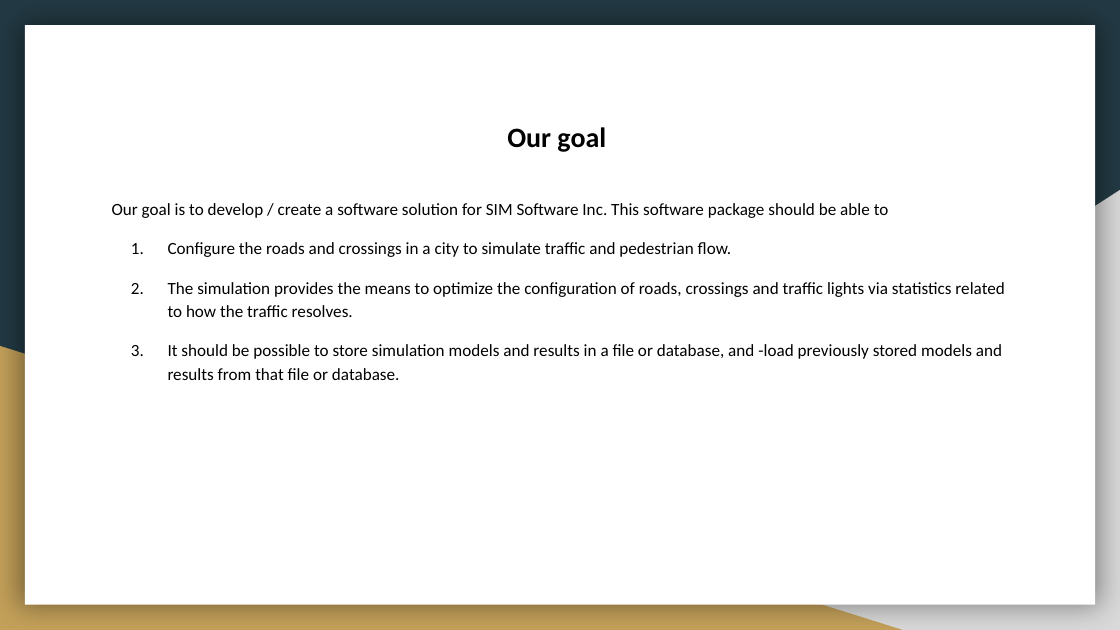
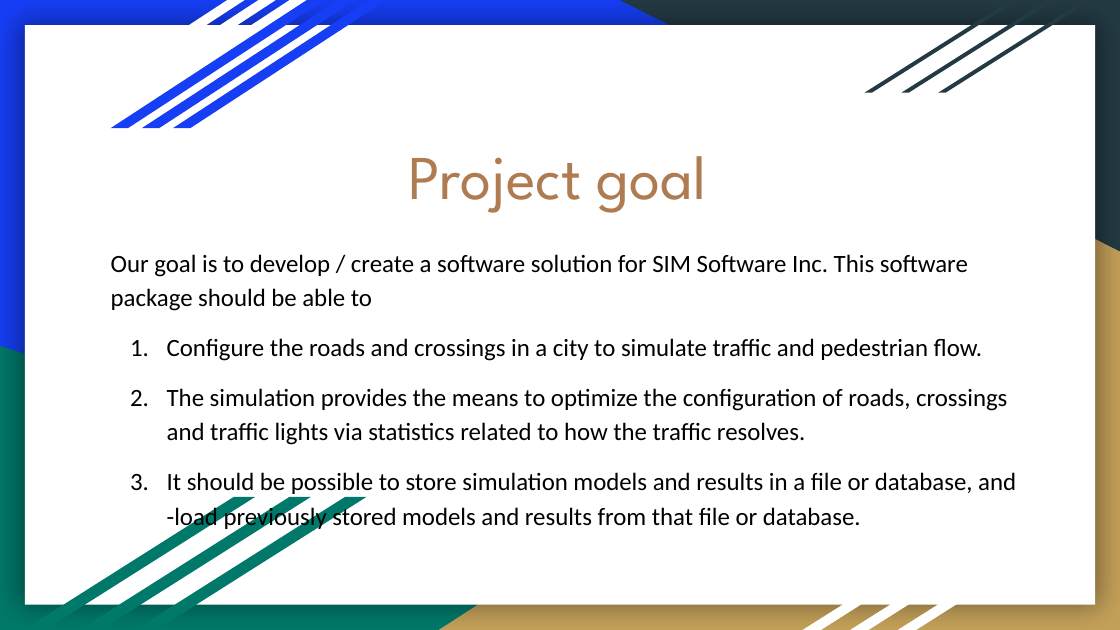
Before and after one commit to dholonakter/Csharp-Traffic-Simulation, a slide deck: slide 4 of First_version_of_the_presentation.pptx (slide 3 before the commit). Drawn at 1120x630 pixels with LibreOffice and Linux fonts; fonts in the diff are those of the drawing. Boxes give left, top, right and bottom in pixels: in the first picture for what was removed or moved away, otherwise in the second. Text is boxed around its words. In the diff, an @@ line names an element or a change of style, - is before the commit and + after.

Commit message:
more updates on the presentation

```diff
--- a/First_version_of_the_presentation.pptx
+++ b/First_version_of_the_presentation.pptx
@@ background #233A44 to #163EF5 @@
@@ parallelogram added at bbox=[31, 0, 244, 128], fill #FFFFFF @@
@@ parallelogram added at bbox=[63, 0, 276, 128], fill #FFFFFF @@
@@ parallelogram added at bbox=[94, 0, 307, 128], fill #FFFFFF @@
@@ parallelogram added at bbox=[111, 0, 324, 128], fill #163EF5 @@
@@ parallelogram added at bbox=[142, 0, 355, 128], fill #163EF5 @@
@@ parallelogram added at bbox=[174, 0, 386, 128], fill #163EF5 @@
@@ right triangle added at bbox=[619, 0, 1120, 251], fill #233A44 @@
@@ parallelogram added at bbox=[865, 1, 1018, 93], fill #233A44 @@
@@ parallelogram added at bbox=[902, 1, 1055, 93], fill #233A44 @@
@@ parallelogram added at bbox=[939, 1, 1092, 93], fill #233A44 @@
@@ title removed at bbox=[507, 127, 606, 152] @@
-Our goal
@@ title added at bbox=[409, 156, 707, 213], 40 pt, text #AF7B51 @@
+Project goal
@@ right triangle at bbox=[439, 190, 1120, 630]: fill #D9D9D9 to #C4A15A @@
@@ subtitle "Our goal is to develop ...": place and size @@
-subtitle "Our goal is to develop ..." at bbox=[112, 203, 1004, 380]
+subtitle "Our goal is to develop ..." at bbox=[111, 254, 1016, 530]
@@ subtitle "Our goal is to develop ..." at bbox=[111, 254, 1016, 530]: size 11 to 16 pt @@
@@ right triangle at bbox=[0, 346, 903, 630]: fill #C4A15A to #00796B @@
@@ parallelogram added at bbox=[25, 497, 255, 629], fill #00796B @@
@@ parallelogram added at bbox=[80, 497, 310, 629], fill #00796B @@
@@ parallelogram added at bbox=[136, 497, 366, 629], fill #00796B @@
@@ parallelogram added at bbox=[803, 516, 1000, 629], fill #FFFFFF @@
@@ parallelogram added at bbox=[850, 516, 1047, 629], fill #FFFFFF @@
@@ parallelogram added at bbox=[898, 516, 1095, 629], fill #FFFFFF @@
```
Also in this commit, not shown: 4 other slides changed, 1 slide added, 1 slide removed.
